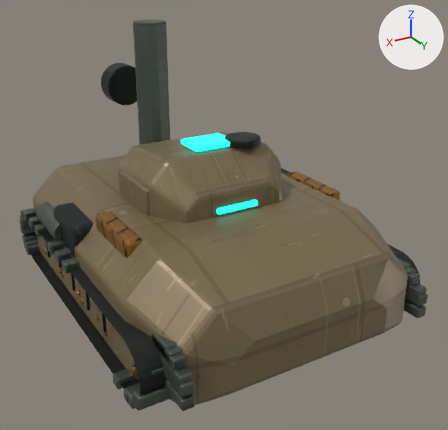
One commit to the Blender file assets/models/source/vehicles/bulwark.blend: the scene before it, then after it.
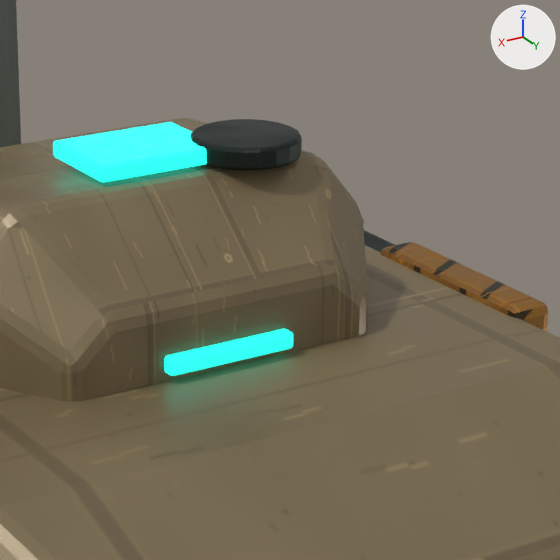
There are two pictures of each version: one whole from a 50 mm lens placed at (2.74, 4.98, 3.4), pointed at (-0.12, 0.22, 1.02), one close up on the part from 36% to 77% of the width and 22% to 64% of the height. Arrows for +X, +Y and +Z are at upper right; the lights stay in place. The older version's two pictures come first.

The older version as bpy lines, for what is in view:
```python
me_bulwark___welded_six_facet_armored_hull___mesh = bpy.data.meshes.new('Bulwark · welded six-facet armored hull · mesh')
me_bulwark___welded_six_facet_armored_hull___mesh.from_pydata(...)  # 220 vertices, 216 faces; spans x -1.3..1.3, y -1.75..1.82, z 0.25..1.23
me_bulwark___welded_six_facet_armored_hull___mesh.materials.append(mat_vehicle___armor)
me_static___vehicle___steel___consolidated_mesh_006 = bpy.data.meshes.new('Static · Vehicle / steel · consolidated mesh.006')
me_static___vehicle___steel___consolidated_mesh_006.from_pydata(...)  # 5792 vertices, 5338 faces; spans x -0.24..2.56, y -0.25..2.96, z -0.52..2.0
me_static___vehicle___steel___consolidated_mesh_006.materials.append(mat_vehicle___steel)
me_teamcolor___consolidated_mesh_006 = bpy.data.meshes.new('TeamColor · consolidated mesh.006')
me_teamcolor___consolidated_mesh_006.from_pydata(...)  # 360 vertices, 326 faces; spans x -0.45..0.45, y -2.1..0.03, z -0.39..0.35
me_teamcolor___consolidated_mesh_006.materials.append(mat_teamcolor___vehicle_identification)
ob_bulwark___welded_six_facet_armored_hull = bpy.data.objects.new('Bulwark · welded six-facet armored hull', me_bulwark___welded_six_facet_armored_hull___mesh)
ob_bulwark___welded_six_facet_armored_hull.location = (0.0, 0.0, 0.0)
ob_static___vehicle___steel = bpy.data.objects.new('Static · Vehicle / steel', me_static___vehicle___steel___consolidated_mesh_006)
ob_static___vehicle___steel.location = (-1.159, -1.355, 0.724)
ob_teamcolor = bpy.data.objects.new('TeamColor', me_teamcolor___consolidated_mesh_006)
ob_teamcolor.location = (0.0, 0.98, 0.96)
# also in view: 'TeamColor.001' at (0.0, 0.12, 1.75); 'Bulwark Assault · faceted traversing gunhouse' at (0.0, 0.0, 1.38); 'Static · Vehicle / hazard' at (0.0, 0.07, 0.77); 'Static · Vehicle / dark.001' at (0.0, 0.0, 1.35)
```
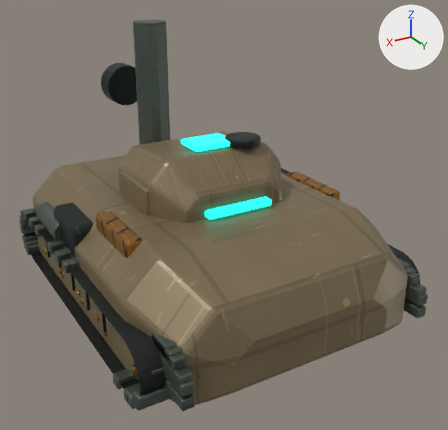
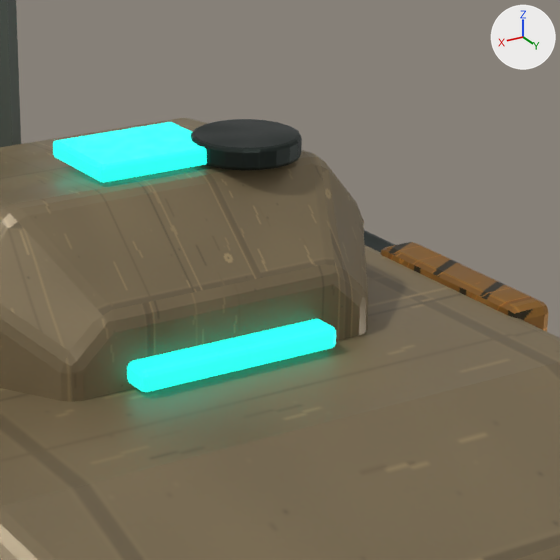
The change, as a diff of the scene's bpy script:
```diff
--- a/assets/models/source/vehicles/bulwark.blend.py
+++ b/assets/models/source/vehicles/bulwark.blend.py
@@ me_teamcolor___consolidated_mesh_006 @@
 # used by ob_teamcolor; location = (0.0, 0.98, 0.96)
-me_teamcolor___consolidated_mesh_006.from_pydata(...)  # 360 vertices, 326 faces; spans x -0.45..0.45, y -2.1..0.03, z -0.39..0.35
+me_teamcolor___consolidated_mesh_006.from_pydata(...)  # 472 vertices, 434 faces; spans x -1.05..1.05, y -2.1..0.03, z -0.39..0.35
+# me_teamcolor___consolidated_mesh_006 part 1
+# 3 vertices in x -0.21..-0.2, y -0.51..-0.5, z 0.29..0.3 move by (-0.11, -0.04, -0.01)
+# 3 vertices in x -0.21..-0.2, y -0.51..-0.5, z 0.3..0.35 move by (-0.11, -0.04, 0.0)
+# 3 vertices in x -0.21..-0.2, y -0.32..-0.31, z 0.29..0.3 move by (-0.11, 0.04, -0.01)
+# 3 vertices in x -0.21..-0.2, y -0.32..-0.31, z 0.3..0.35 move by (-0.11, 0.04, 0.0)
+# 3 vertices in x 0.2..0.21, y -0.51..-0.5, z 0.29..0.3 move by (0.11, -0.04, -0.01)
+# 3 vertices in x 0.2..0.21, y -0.51..-0.5, z 0.3..0.35 move by (0.11, -0.04, 0.0)
+# 38 vertices move from x -0.21..0.21, y -0.51..-0.31, z 0.29..0.35 to x -0.33..0.33, y -0.56..-0.26, z 0.28..0.35
+# other edits to the shape of me_teamcolor___consolidated_mesh_006 do not show in these pictures
 me_teamcolor___consolidated_mesh_006.materials.append(mat_teamcolor___vehicle_identification)
```

What differs and where, as boxes (x1, y1, x2, y2) in the close-ups (560 x 560 px):
'TeamColor', reshaped (60% wider, 51% taller)
    before: (164, 328, 294, 376)
    after: (127, 319, 336, 392)
